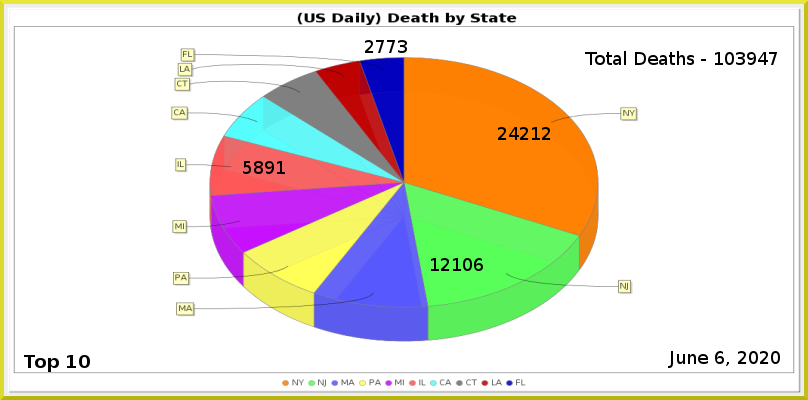
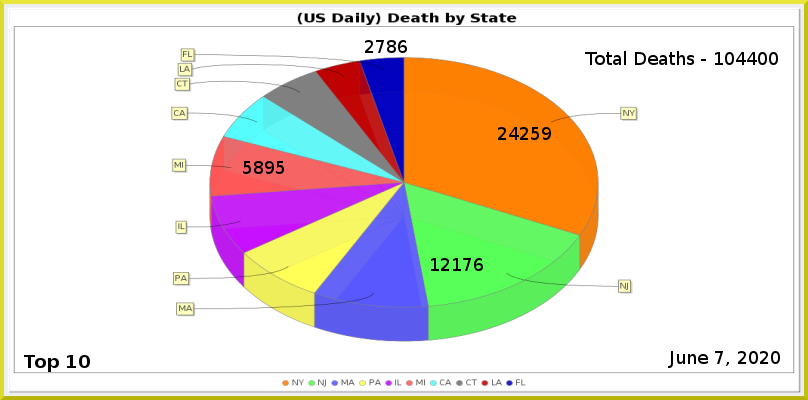
Two versions of the same layered image (808px x 400px). Layer-by-layer changes:
painted on "Least" over (387, 40, 407, 53)
painted on "MI" over (276, 161, 285, 174)
painted on "NJ" over (463, 258, 472, 271)
painted on "NY" over (531, 127, 551, 140)
renamed "Total Deaths - 103947" to "Total Deaths - 104400", painted on it over (736, 52, 778, 65)
painted on "Current Date" over (715, 351, 724, 364)
painted on "Death_by_State.png" over (171, 56, 638, 386)
